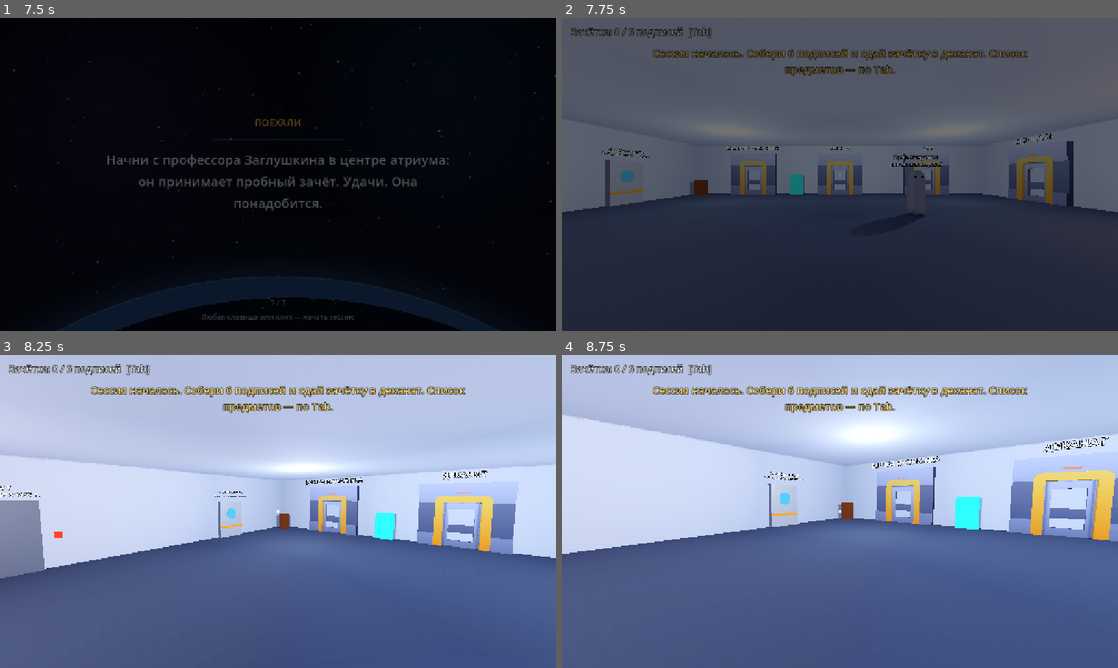
Above: before the commit, frames 1-4 (two rows, left to right).
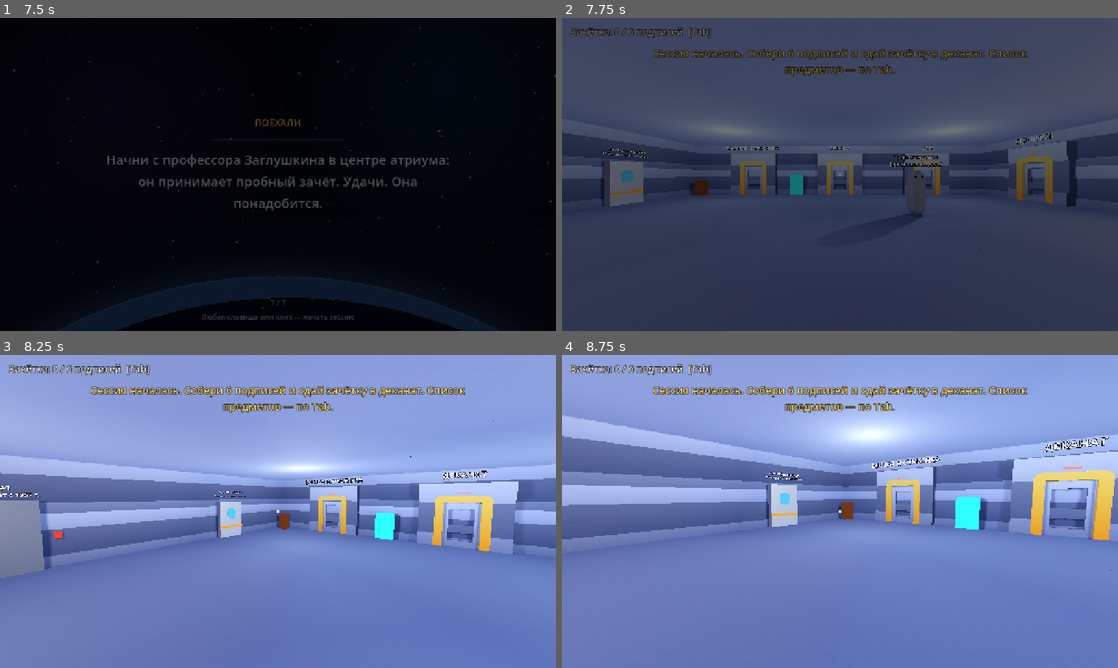
Above: after the commit, the same moments.

Repository: Dunozaurik/SessionOnOrbit
Game: Godot game, scene res://scenes/ui/main_menu.tscn
Two runs of this game, one before a commit and one after it. Both use one fixed random seed, a clock stepped at 60 frames per second and the inputs below.
Inputs (mouse positions are in pixels of both pictures, inside the frame that each line leads up to):
- Up to frame 1 (7.5 s): click "Начать сессию" at 0.5 s; tap Enter (ui_accept) at 1.25 s; move the mouse to (400, 158) at 1.27 s; hold D (move_right) 1.28-2 s; hold E (interact) 1.28-2 s; click (400, 158) at 1.42 s; tap Space (jump) at 1.52, 1.82, 4.52, 4.82 s; drag from (166, 190) to (250, 237) at 2.02 s; move the mouse to (333, 105) at 2.77 s; hold D (move_right) 2.78-3.5 s; hold Shift (sprint) 2.78-3.5 s; drag from (250, 237) to (111, 127) at 3.52 s; move the mouse to (444, 221) at 4.27 s; hold A (move_left) 4.28-5 s; hold Tab (journal) 4.28-5 s; drag from (111, 127) to (194, 96) at 5.02 s; move the mouse to (305, 174) at 5.77 s; hold S (move_back) 5.78-6.5 s; hold E (interact) 5.78-6.5 s; click (305, 174) at 5.92 s; drag from (194, 96) to (166, 190) at 6.52 s; move the mouse to (400, 158) at 7.27 s; hold W (move_forward) from 7.28 s (still down); hold Shift (sprint) from 7.28 s (still down)
- Up to frame 2 (7.75 s): keep holding W (move_forward); keep holding Shift (sprint); tap Space (jump) at 7.52 s
- Up to frame 3 (8.25 s): keep holding W (move_forward); tap Space (jump) at 7.82 s; move the mouse to (250, 511) at 8.02 s; release Shift (sprint) at 8.03 s; tap E (interact) at 8.1 s; click (250, 511) at 8.17 s
- Up to frame 4 (8.75 s): keep holding W (move_forward); tap Space (jump) at 8.27, 8.57 s

Frame 1 is identical in both runs. In frame 2, 20% of the frame differs, in the area x 0-100%, y 36-100%; in frame 3, 91%, in the area x 0-100%, y 0-100%; in frame 4, 90%.

Commit message:
Арт-проход: стены, полы и потолки обшиты панелями Kenney, свой оттенок у каждой комнаты

Diff:
--- a/scenes/levels/atrium.tscn
+++ b/scenes/levels/atrium.tscn
@@ -1,5 +1,6 @@
 [gd_scene format=3]
 
+[ext_resource type="Script" path="res://scripts/props/room_skin.gd" id="95_roomskin"]
 [ext_resource type="Script" path="res://scripts/levels/atrium.gd" id="1_level"]
 [ext_resource type="PackedScene" path="res://scenes/player/player.tscn" id="2_player"]
 [ext_resource type="PackedScene" path="res://scenes/ui/hud.tscn" id="3_hud"]
@@ -473,3 +474,7 @@
 [node name="HUD" parent="." instance=ExtResource("3_hud")]
 
 [node name="PauseMenu" parent="." instance=ExtResource("4_pause")]
+
+[node name="RoomSkin" type="Node3D" parent="."]
+script = ExtResource("95_roomskin")
+floor_tile = 3.0
--- a/scenes/levels/bzhd.tscn
+++ b/scenes/levels/bzhd.tscn
@@ -1,5 +1,6 @@
 [gd_scene format=3]
 
+[ext_resource type="Script" path="res://scripts/props/room_skin.gd" id="95_roomskin"]
 [ext_resource type="Script" path="res://scripts/levels/bzhd.gd" id="1_level"]
 [ext_resource type="PackedScene" path="res://scenes/player/player.tscn" id="2_player"]
 [ext_resource type="PackedScene" path="res://scenes/ui/hud.tscn" id="3_hud"]
@@ -755,3 +756,10 @@
 autowrap_mode = 3
 
 [node name="PauseMenu" parent="." instance=ExtResource("4_pause")]
+
+[node name="RoomSkin" type="Node3D" parent="."]
+script = ExtResource("95_roomskin")
+floor_names = PackedStringArray("BriefingFloor", "AirlockFloor")
+ceiling_names = PackedStringArray("BriefingCeiling", "AirlockCeiling")
+wall_names = PackedStringArray("BriefingWest", "BriefingNorth", "BriefingSouth", "BriefingEastA", "BriefingEastB", "BriefingLintel", "AirlockNorth", "AirlockSouth", "AirlockEastA", "AirlockEastB", "AirlockLintel")
+double_sided_names = PackedStringArray("BriefingEastA", "BriefingEastB", "BriefingLintel", "AirlockEastA", "AirlockEastB", "AirlockLintel")
--- a/scenes/levels/deanery.tscn
+++ b/scenes/levels/deanery.tscn
@@ -1,5 +1,6 @@
 [gd_scene format=3]
 
+[ext_resource type="Script" path="res://scripts/props/room_skin.gd" id="95_roomskin"]
 [ext_resource type="Script" path="res://scripts/levels/deanery.gd" id="1_level"]
 [ext_resource type="PackedScene" path="res://scenes/player/player.tscn" id="2_player"]
 [ext_resource type="PackedScene" path="res://scenes/ui/hud.tscn" id="3_hud"]
@@ -286,3 +287,6 @@
 [node name="HUD" parent="." instance=ExtResource("3_hud")]
 
 [node name="PauseMenu" parent="." instance=ExtResource("4_pause")]
+
+[node name="RoomSkin" type="Node3D" parent="."]
+script = ExtResource("95_roomskin")
--- a/scenes/levels/fom.tscn
+++ b/scenes/levels/fom.tscn
@@ -1,5 +1,6 @@
 [gd_scene format=3]
 
+[ext_resource type="Script" path="res://scripts/props/room_skin.gd" id="95_roomskin"]
 [ext_resource type="Script" path="res://scripts/props/model_prop.gd" id="90_modelprop"]
 [ext_resource type="Script" path="res://scripts/levels/fom.gd" id="1_level"]
 [ext_resource type="PackedScene" path="res://scenes/player/player.tscn" id="2_player"]
@@ -245,3 +246,6 @@
 [node name="PauseMenu" parent="." instance=ExtResource("4_pause")]
 
 [node name="Quiz" parent="." instance=ExtResource("8_quiz")]
+
+[node name="RoomSkin" type="Node3D" parent="."]
+script = ExtResource("95_roomskin")
--- a/scenes/levels/math.tscn
+++ b/scenes/levels/math.tscn
@@ -1,5 +1,6 @@
 [gd_scene format=3]
 
+[ext_resource type="Script" path="res://scripts/props/room_skin.gd" id="95_roomskin"]
 [ext_resource type="Script" path="res://scripts/props/model_prop.gd" id="90_modelprop"]
 [ext_resource type="Script" path="res://scripts/levels/math.gd" id="1_level"]
 [ext_resource type="PackedScene" path="res://scenes/player/player.tscn" id="2_player"]
@@ -321,3 +322,6 @@
 [node name="PauseMenu" parent="." instance=ExtResource("4_pause")]
 
 [node name="CodeLock" parent="." instance=ExtResource("8_lock")]
+
+[node name="RoomSkin" type="Node3D" parent="."]
+script = ExtResource("95_roomskin")
--- a/scenes/levels/physics.tscn
+++ b/scenes/levels/physics.tscn
@@ -1,5 +1,6 @@
 [gd_scene format=3]
 
+[ext_resource type="Script" path="res://scripts/props/room_skin.gd" id="95_roomskin"]
 [ext_resource type="Script" path="res://scripts/props/model_prop.gd" id="90_modelprop"]
 [ext_resource type="Script" path="res://scripts/levels/physics.gd" id="1_level"]
 [ext_resource type="PackedScene" path="res://scenes/player/player.tscn" id="2_player"]
@@ -519,3 +520,6 @@
 [node name="HUD" parent="." instance=ExtResource("3_hud")]
 
 [node name="PauseMenu" parent="." instance=ExtResource("4_pause")]
+
+[node name="RoomSkin" type="Node3D" parent="."]
+script = ExtResource("95_roomskin")
--- a/scenes/levels/programming.tscn
+++ b/scenes/levels/programming.tscn
@@ -1,5 +1,6 @@
 [gd_scene format=3]
 
+[ext_resource type="Script" path="res://scripts/props/room_skin.gd" id="95_roomskin"]
 [ext_resource type="Script" path="res://scripts/levels/programming.gd" id="1_level"]
 [ext_resource type="PackedScene" path="res://scenes/player/player.tscn" id="2_player"]
 [ext_resource type="PackedScene" path="res://scenes/ui/hud.tscn" id="3_hud"]
@@ -312,3 +313,6 @@
 [node name="PauseMenu" parent="." instance=ExtResource("4_pause")]
 
 [node name="CodePuzzle" parent="." instance=ExtResource("8_puzzle")]
+
+[node name="RoomSkin" type="Node3D" parent="."]
+script = ExtResource("95_roomskin")
--- a/scripts/props/model_prop.gd
+++ b/scripts/props/model_prop.gd
@@ -14,6 +14,11 @@
 @export var size := Vector3(1, 1, 1)
 ## Повернуть на 180° вокруг вертикали (у моделей Kenney «перед» смотрит в +Z, у нашей мебели — в -Z).
 @export var flip := false
+## Цвет-множитель для материалов модели (белый — без изменений): так стены разных комнат получают свой оттенок.
+@export var tint := Color.WHITE
+
+## Перекрашенные копии материалов: одна на пару «исходный материал + цвет», чтобы сотни плиток не плодили копии.
+static var _tint_cache: Dictionary = {}
 
 var _model: Node3D
 
@@ -39,6 +44,8 @@
 		return
 	var factor := Vector3(size.x / box.size.x, size.y / box.size.y, size.z / box.size.z)
 	var center := Vector3(box.position.x + box.size.x * 0.5, box.position.y, box.position.z + box.size.z * 0.5)
+	if tint != Color.WHITE:
+		_apply_tint(_model)
 	var rotation_basis := Basis(Vector3.UP, PI) if flip else Basis.IDENTITY
 	var scale_basis := Basis.from_scale(factor)
 	_model.transform = Transform3D(rotation_basis * scale_basis, rotation_basis * (-(scale_basis * center)))
@@ -61,3 +68,20 @@
 			result = sub if first else result.merge(sub)
 			first = false
 	return result
+
+
+func _apply_tint(node: Node) -> void:
+	for child in node.get_children():
+		if child is MeshInstance3D:
+			var mesh_instance := child as MeshInstance3D
+			for surface in mesh_instance.mesh.get_surface_count():
+				var original := mesh_instance.mesh.surface_get_material(surface) as StandardMaterial3D
+				if original == null:
+					continue
+				var key := "%d_%s" % [original.get_instance_id(), tint.to_html()]
+				if not _tint_cache.has(key):
+					var copy := original.duplicate() as StandardMaterial3D
+					copy.albedo_color = original.albedo_color * tint
+					_tint_cache[key] = copy
+				mesh_instance.set_surface_override_material(surface, _tint_cache[key])
+		_apply_tint(child)
--- /dev/null
+++ b/scripts/props/room_skin.gd
@@ -0,0 +1,141 @@
+class_name RoomSkin
+extends Node3D
+
+## «Обшивка» комнаты: поверх голых CSG-коробок (пол, потолок, стены) раскладывает панели Kenney.
+## Сами коробки остаются на месте невидимыми — они дают коллизию, а панели только красят.
+## Цвет панелей берётся из материала стены/пола комнаты, поэтому у каждой комнаты свой оттенок.
+
+const FLOOR_MODEL := "res://assets/models/station/floor.glb"
+const WALL_MODEL := "res://assets/models/station/wall.glb"
+## Высота одного яруса панелей: в высоких комнатах (физика, 9,5 м) панели ставятся в несколько ярусов.
+const WALL_ROW_HEIGHT := 3.5
+## Толщина панелей (м): стена — тоньше коробки, поэтому панель целиком помещается внутри неё.
+const WALL_PANEL_DEPTH := 0.3
+const FLOOR_PANEL_HEIGHT := 0.4
+const CEILING_PANEL_HEIGHT := 0.25
+
+@export var geometry_path: NodePath = ^"../Geometry"
+@export var floor_names: PackedStringArray = ["Floor"]
+@export var ceiling_names: PackedStringArray = ["Ceiling"]
+@export var wall_names: PackedStringArray = ["WallNorth", "WallSouth", "WallEast", "WallWest"]
+## Стены, которые видны с обеих сторон (перегородка между двумя комнатами): панели ставятся на обе грани.
+@export var double_sided_names: PackedStringArray = []
+## Желаемый размер плитки пола и потолка (м).
+@export var floor_tile := 2.0
+## Насколько оттенок панелей смешивается с белым (0 — цвет коробки, 1 — родной цвет панели).
+@export_range(0.0, 1.0) var wall_tint_blend := 0.5
+@export_range(0.0, 1.0) var floor_tint_blend := 0.35
+
+var _floor_centers: Array[Vector3] = []
+
+
+func _ready() -> void:
+	var geometry := get_node_or_null(geometry_path)
+	if geometry == null:
+		push_warning("RoomSkin: нет узла геометрии %s" % geometry_path)
+		return
+	for box_name in floor_names:
+		var box := geometry.get_node_or_null(NodePath(box_name)) as CSGBox3D
+		if box:
+			_floor_centers.append(box.global_position)
+	for box_name in floor_names:
+		_skin_horizontal(geometry.get_node_or_null(NodePath(box_name)) as CSGBox3D, false)
+	for box_name in ceiling_names:
+		_skin_horizontal(geometry.get_node_or_null(NodePath(box_name)) as CSGBox3D, true)
+	for box_name in wall_names:
+		_skin_wall(geometry.get_node_or_null(NodePath(box_name)) as CSGBox3D, box_name in double_sided_names)
+
+
+## Пол (плитки floor.glb сверху коробки) или потолок (те же плитки вверх ногами снизу коробки).
+func _skin_horizontal(box: CSGBox3D, ceiling: bool) -> void:
+	if box == null:
+		return
+	var box_size := box.size
+	var nx := maxi(1, roundi(box_size.x / floor_tile))
+	var nz := maxi(1, roundi(box_size.z / floor_tile))
+	var tile_height := CEILING_PANEL_HEIGHT if ceiling else FLOOR_PANEL_HEIGHT
+	var tile := Vector3(box_size.x / nx, tile_height, box_size.z / nz)
+	var tint := _tint_of(box, floor_tint_blend)
+	var corner := box.global_position - Vector3(box_size.x, 0, box_size.z) * 0.5
+	var top := box.global_position.y + box_size.y * 0.5
+	var bottom := box.global_position.y - box_size.y * 0.5
+	for ix in nx:
+		for iz in nz:
+			var prop := ModelProp.new()
+			prop.model_path = FLOOR_MODEL
+			prop.size = tile
+			prop.tint = tint
+			add_child(prop)
+			var center := corner + Vector3((ix + 0.5) * tile.x, 0, (iz + 0.5) * tile.z)
+			if ceiling:
+				prop.global_position = Vector3(center.x, bottom + tile.y, center.z)
+				prop.rotation = Vector3(PI, 0, 0)
+			else:
+				prop.global_position = Vector3(center.x, top - tile.y, center.z)
+	box.visible = false
+
+
+## Стена: ряд панелей вдоль коробки, лицом в сторону ближайшего пола (и в обратную, если стена двусторонняя).
+func _skin_wall(box: CSGBox3D, double_sided: bool) -> void:
+	if box == null:
+		return
+	var box_size := box.size
+	var along_x := box_size.x >= box_size.z
+	var inward := _inward_direction(box.global_position, along_x)
+	var yaw := 0.0
+	if along_x:
+		yaw = 0.0 if inward.z > 0.0 else PI
+	else:
+		yaw = PI * 0.5 if inward.x > 0.0 else -PI * 0.5
+	_build_wall_side(box, along_x, yaw)
+	if double_sided:
+		_build_wall_side(box, along_x, yaw + PI)
+	box.visible = false
+
+
+func _build_wall_side(box: CSGBox3D, along_x: bool, yaw: float) -> void:
+	var box_size := box.size
+	var length := box_size.x if along_x else box_size.z
+	var rows := maxi(1, ceili(box_size.y / WALL_ROW_HEIGHT - 0.01))
+	var row_height := box_size.y / rows
+	var count := maxi(1, roundi(length / row_height))
+	var tile_width := length / count
+	var center := box.global_position
+	var tint := _tint_of(box, wall_tint_blend)
+	var bottom := center.y - box_size.y * 0.5
+	for row in rows:
+		for i in count:
+			var offset := -length * 0.5 + (i + 0.5) * tile_width
+			var prop := ModelProp.new()
+			prop.model_path = WALL_MODEL
+			prop.size = Vector3(tile_width, row_height, WALL_PANEL_DEPTH)
+			prop.tint = tint
+			add_child(prop)
+			var y := bottom + row * row_height
+			if along_x:
+				prop.global_position = Vector3(center.x + offset, y, center.z)
+			else:
+				prop.global_position = Vector3(center.x, y, center.z + offset)
+			prop.rotation = Vector3(0, yaw, 0)
+
+
+## В какую сторону смотрит внутренняя поверхность стены: к ближайшему полу.
+func _inward_direction(wall_center: Vector3, along_x: bool) -> Vector3:
+	var nearest := Vector3.ZERO
+	var best := INF
+	for floor_center in _floor_centers:
+		var distance := wall_center.distance_to(floor_center)
+		if distance < best:
+			best = distance
+			nearest = floor_center
+	var direction := nearest - wall_center
+	if along_x:
+		return Vector3(0, 0, signf(direction.z))
+	return Vector3(signf(direction.x), 0, 0)
+
+
+## Оттенок панелей: цвет материала коробки, разбавленный белым (иначе тёмный пол убил бы свет в комнате).
+func _tint_of(box: CSGBox3D, blend: float) -> Color:
+	var material := box.material as StandardMaterial3D
+	var color := material.albedo_color if material else Color.WHITE
+	return color.lerp(Color.WHITE, blend)
Binary file added: assets/models/station/floor.glb
Not shown, added: assets/models/station/floor.glb.import
Binary file added: assets/models/station/wall.glb
Not shown, added: assets/models/station/wall.glb.import
Not shown, added: scripts/props/room_skin.gd.uid
Not shown, changed: ASSETS.md
Not shown, changed: docs/HANDOFF.md
